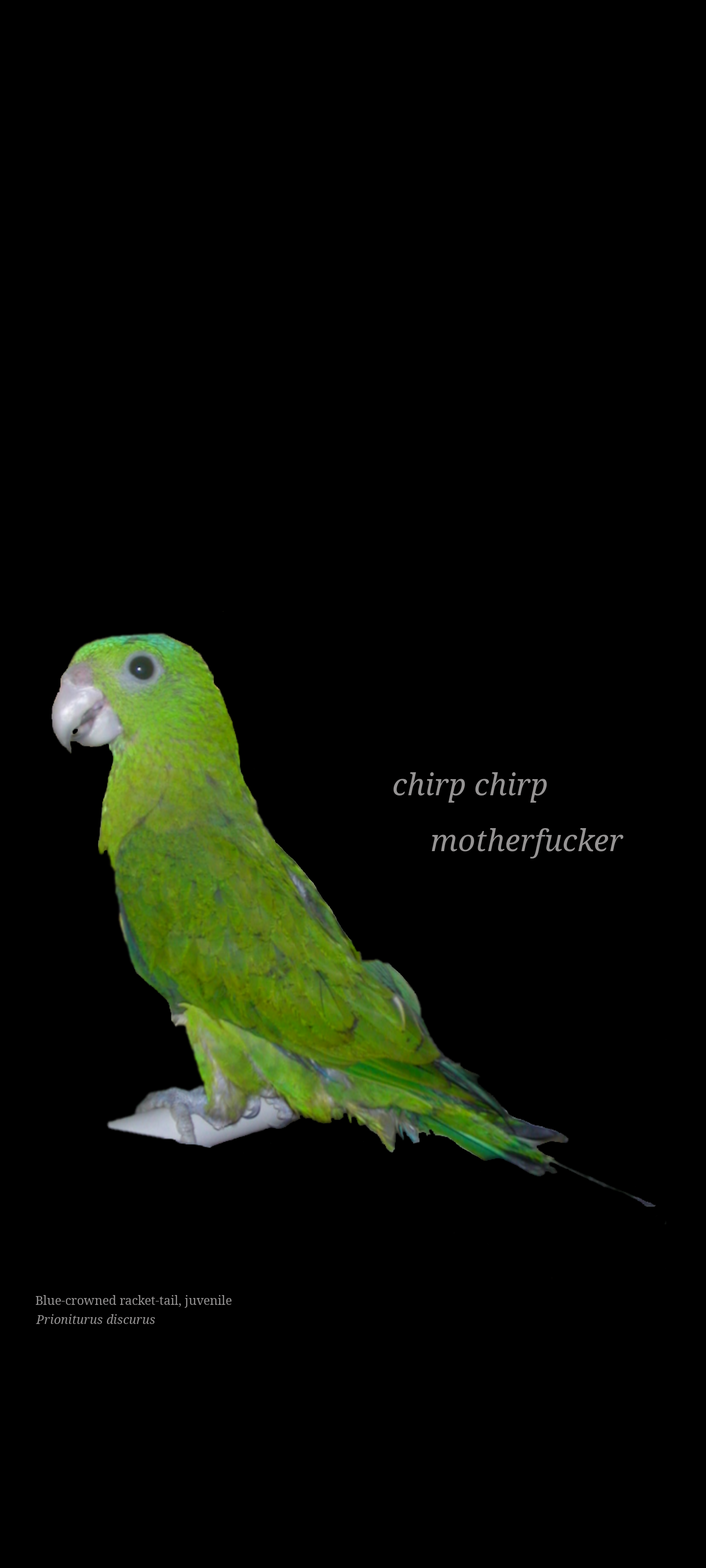
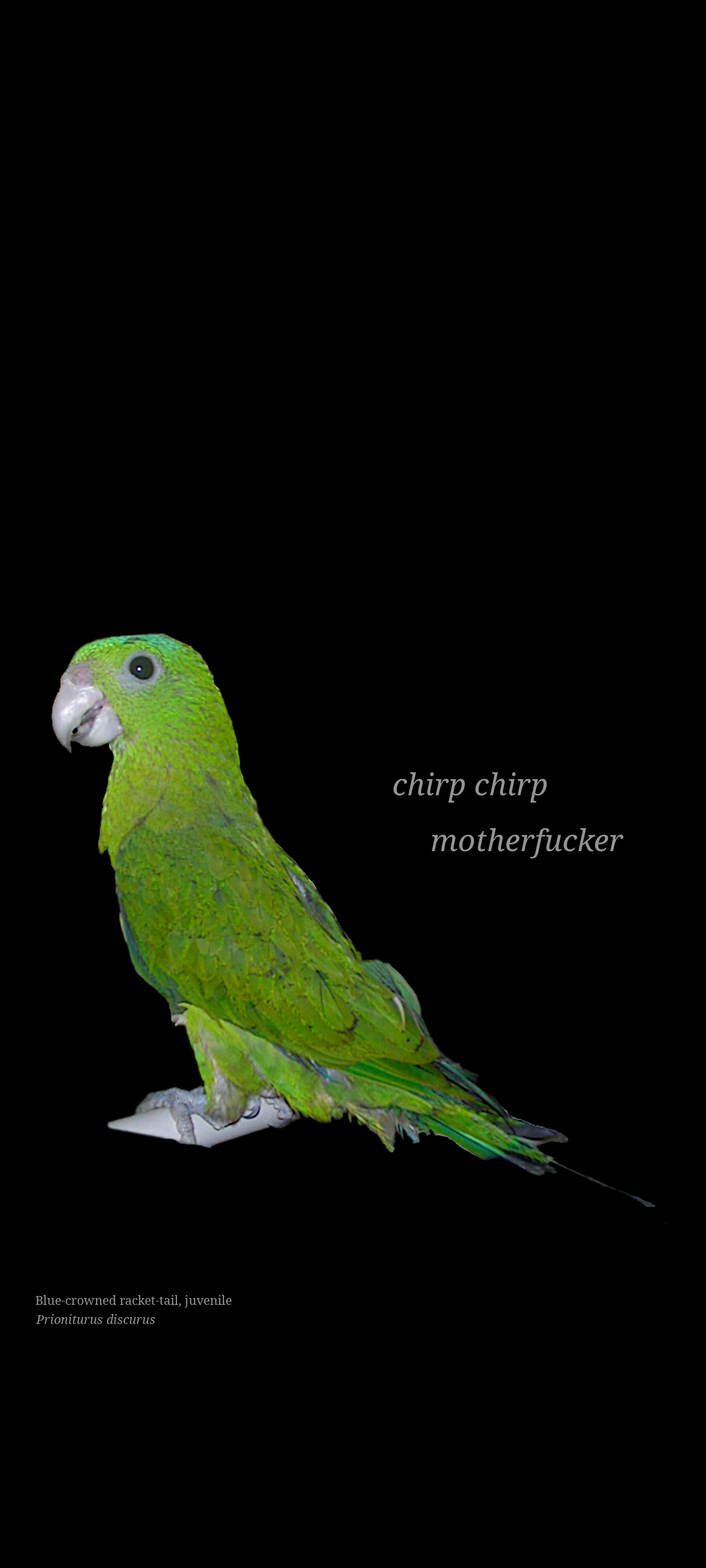
The second 706 x 1568 image is a revision of the first. Changes to its layers:
painted on "Transformation" over (51, 632, 656, 1207)
